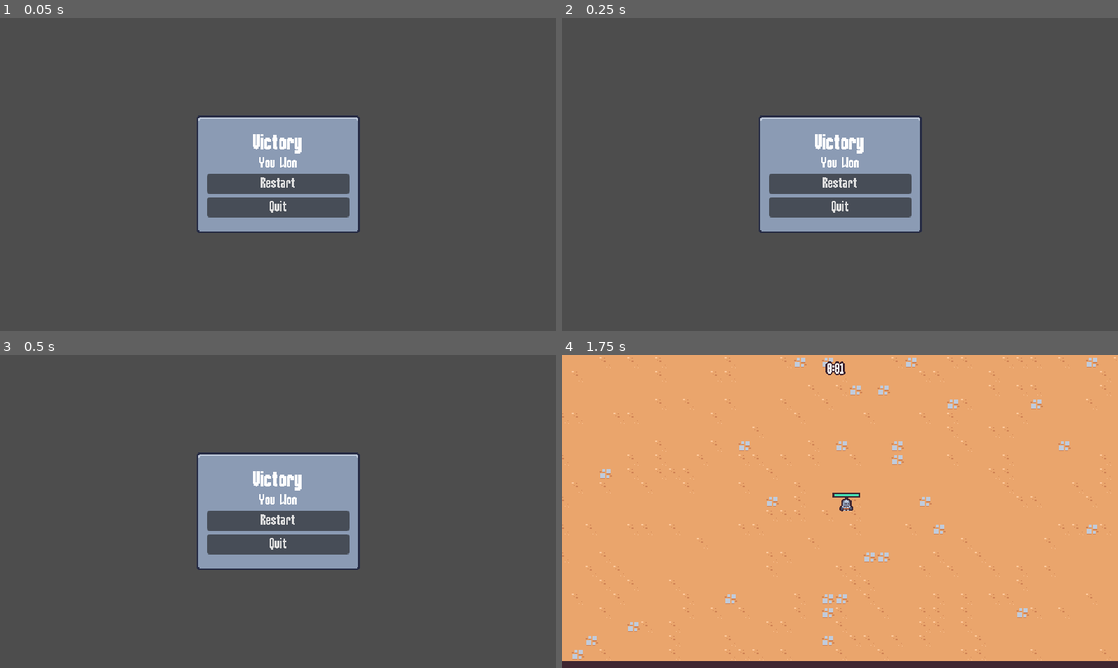
Above: before the commit, frames 1-4 (two rows, left to right).
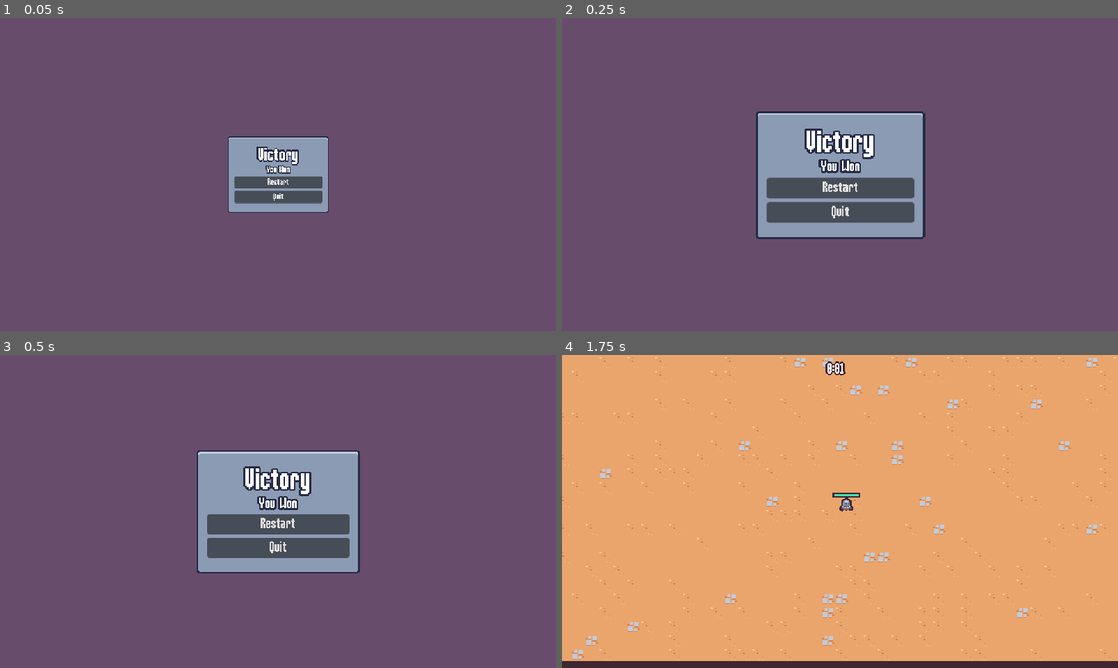
Above: after the commit, the same moments.

Repository: PWilliams0530/UdemySurvival2DGadotGame
Game: Godot game, scene res://scenes/UI/end_screen.tscn
Same seed, same stepped clock (60 frames per second), same inputs: the game is played once before the commit and once after it. This scene is started directly instead of the project's main scene.
Inputs (mouse positions are in pixels of both pictures, inside the frame that each line leads up to):
- Up to frame 1 (0.05 s): no input
- Up to frame 2 (0.25 s): no input
- Up to frame 3 (0.5 s): no input
- Up to frame 4 (1.75 s): click "Restart" at 0.5 s; tap Enter at 1.25 s; move the mouse to (962, 495) at 1.27 s; press the mouse at (962, 495) at 1.28 s; hold Right (move_right) from 1.28 s (still down)

The runs differ from the first frame. In frame 1, 98% of the frame differs, in the area x 0-100%, y 0-100%; in frame 2, 92%; in frame 3, 92%; in frame 4, nothing differs.

Commit message:
addedEndScreenAnimation

Diff:
--- a/scenes/UI/end_screen.gd
+++ b/scenes/UI/end_screen.gd
@@ -1,6 +1,14 @@
 extends CanvasLayer
 
+@onready var panel_container = $%PanelContainer
+
 func _ready():
+	panel_container.pivot_offset = panel_container.size/2
+	var tween = create_tween()
+	tween.tween_property(panel_container,"scale",Vector2.ZERO,0)
+	tween.tween_property(panel_container,"scale",Vector2.ONE,.3)\
+	.set_ease(Tween.EASE_OUT).set_trans(Tween.TRANS_BACK)
+
 	get_tree().paused = true
 	$%RestartButton.pressed.connect(on_restart_button_pressed)
 	$%QuitButton.pressed.connect(on_quit_button_pressed)
--- a/scenes/UI/end_screen.tscn
+++ b/scenes/UI/end_screen.tscn
@@ -1,10 +1,77 @@
-[gd_scene load_steps=2 format=3 uid="uid://dknkh2b6qke6v"]
+[gd_scene load_steps=6 format=3 uid="uid://dknkh2b6qke6v"]
 
 [ext_resource type="Script" path="res://scenes/UI/end_screen.gd" id="1_vmhwc"]
+
+[sub_resource type="Animation" id="Animation_y3oko"]
+length = 0.001
+tracks/0/type = "value"
+tracks/0/imported = false
+tracks/0/enabled = true
+tracks/0/path = NodePath("ColorRect:modulate")
+tracks/0/interp = 1
+tracks/0/loop_wrap = true
+tracks/0/keys = {
+"times": PackedFloat32Array(0),
+"transitions": PackedFloat32Array(1),
+"update": 0,
+"values": [Color(1, 1, 1, 1)]
+}
+
+[sub_resource type="Animation" id="Animation_umf50"]
+resource_name = "in"
+length = 0.15
+tracks/0/type = "value"
+tracks/0/imported = false
+tracks/0/enabled = true
+tracks/0/path = NodePath("ColorRect:modulate")
+tracks/0/interp = 2
+tracks/0/loop_wrap = true
+tracks/0/keys = {
+"times": PackedFloat32Array(0, 0.15),
+"transitions": PackedFloat32Array(1, 1),
+"update": 0,
+"values": [Color(1, 1, 1, 0), Color(1, 1, 1, 1)]
+}
+
+[sub_resource type="Animation" id="Animation_klhh7"]
+resource_name = "out"
+length = 0.15
+tracks/0/type = "value"
+tracks/0/imported = false
+tracks/0/enabled = true
+tracks/0/path = NodePath("ColorRect:modulate")
+tracks/0/interp = 2
+tracks/0/loop_wrap = true
+tracks/0/keys = {
+"times": PackedFloat32Array(0, 0.15),
+"transitions": PackedFloat32Array(1, 1),
+"update": 0,
+"values": [Color(1, 1, 1, 1), Color(1, 1, 1, 0)]
+}
+
+[sub_resource type="AnimationLibrary" id="AnimationLibrary_qdfni"]
+_data = {
+"RESET": SubResource("Animation_y3oko"),
+"in": SubResource("Animation_umf50"),
+"out": SubResource("Animation_klhh7")
+}
 
 [node name="EndScreen" type="CanvasLayer"]
 process_mode = 3
 script = ExtResource("1_vmhwc")
+
+[node name="AnimationPlayer" type="AnimationPlayer" parent="."]
+libraries = {
+"": SubResource("AnimationLibrary_qdfni")
+}
+
+[node name="ColorRect" type="ColorRect" parent="."]
+anchors_preset = 15
+anchor_right = 1.0
+anchor_bottom = 1.0
+grow_horizontal = 2
+grow_vertical = 2
+color = Color(0.607843, 0.298039, 0.639216, 0.352941)
 
 [node name="MarginContainer" type="MarginContainer" parent="."]
 anchors_preset = 15
@@ -14,6 +81,7 @@
 grow_vertical = 2
 
 [node name="PanelContainer" type="PanelContainer" parent="MarginContainer"]
+unique_name_in_owner = true
 layout_mode = 2
 size_flags_horizontal = 4
 size_flags_vertical = 4
@@ -32,7 +100,12 @@
 [node name="TitleLabel" type="Label" parent="MarginContainer/PanelContainer/MarginContainer/VBoxContainer"]
 unique_name_in_owner = true
 layout_mode = 2
-theme_override_font_sizes/font_size = 24
+theme_override_colors/font_shadow_color = Color(0.14902, 0.168627, 0.266667, 1)
+theme_override_colors/font_outline_color = Color(0.14902, 0.168627, 0.266667, 1)
+theme_override_constants/shadow_offset_x = 0
+theme_override_constants/shadow_offset_y = 0
+theme_override_constants/outline_size = 8
+theme_override_font_sizes/font_size = 32
 text = "Victory"
 horizontal_alignment = 1
 vertical_alignment = 1
@@ -40,6 +113,11 @@
 [node name="DescriptionLabel" type="Label" parent="MarginContainer/PanelContainer/MarginContainer/VBoxContainer"]
 unique_name_in_owner = true
 layout_mode = 2
+theme_override_colors/font_shadow_color = Color(0.14902, 0.168627, 0.266667, 1)
+theme_override_colors/font_outline_color = Color(0.14902, 0.168627, 0.266667, 1)
+theme_override_constants/shadow_offset_x = 0
+theme_override_constants/shadow_offset_y = 0
+theme_override_constants/outline_size = 8
 text = "You Won"
 horizontal_alignment = 1
 vertical_alignment = 1
--- a/scenes/UI/upgrade_screen.tscn
+++ b/scenes/UI/upgrade_screen.tscn
@@ -2,6 +2,21 @@
 
 [ext_resource type="Script" path="res://scenes/UI/upgrade_screen.gd" id="1_w7wix"]
 [ext_resource type="PackedScene" uid="uid://bcps6oafgjr3i" path="res://scenes/UI/ability_upgrade_card.tscn" id="2_p15d2"]
+
+[sub_resource type="Animation" id="Animation_y3oko"]
+length = 0.001
+tracks/0/type = "value"
+tracks/0/imported = false
+tracks/0/enabled = true
+tracks/0/path = NodePath("ColorRect:modulate")
+tracks/0/interp = 1
+tracks/0/loop_wrap = true
+tracks/0/keys = {
+"times": PackedFloat32Array(0),
+"transitions": PackedFloat32Array(1),
+"update": 0,
+"values": [Color(1, 1, 1, 1)]
+}
 
 [sub_resource type="Animation" id="Animation_umf50"]
 resource_name = "in"
@@ -17,21 +32,6 @@
 "transitions": PackedFloat32Array(1, 1),
 "update": 0,
 "values": [Color(1, 1, 1, 0), Color(1, 1, 1, 1)]
-}
-
-[sub_resource type="Animation" id="Animation_y3oko"]
-length = 0.001
-tracks/0/type = "value"
-tracks/0/imported = false
-tracks/0/enabled = true
-tracks/0/path = NodePath("ColorRect:modulate")
-tracks/0/interp = 1
-tracks/0/loop_wrap = true
-tracks/0/keys = {
-"times": PackedFloat32Array(0),
-"transitions": PackedFloat32Array(1),
-"update": 0,
-"values": [Color(1, 1, 1, 1)]
 }
 
 [sub_resource type="Animation" id="Animation_klhh7"]
@@ -62,6 +62,11 @@
 script = ExtResource("1_w7wix")
 upgrade_card_scene = ExtResource("2_p15d2")
 
+[node name="AnimationPlayer" type="AnimationPlayer" parent="."]
+libraries = {
+"": SubResource("AnimationLibrary_qdfni")
+}
+
 [node name="ColorRect" type="ColorRect" parent="."]
 anchors_preset = 15
 anchor_right = 1.0
@@ -83,8 +88,3 @@
 size_flags_horizontal = 4
 size_flags_vertical = 4
 theme_override_constants/separation = 16
-
-[node name="AnimationPlayer" type="AnimationPlayer" parent="."]
-libraries = {
-"": SubResource("AnimationLibrary_qdfni")
-}
